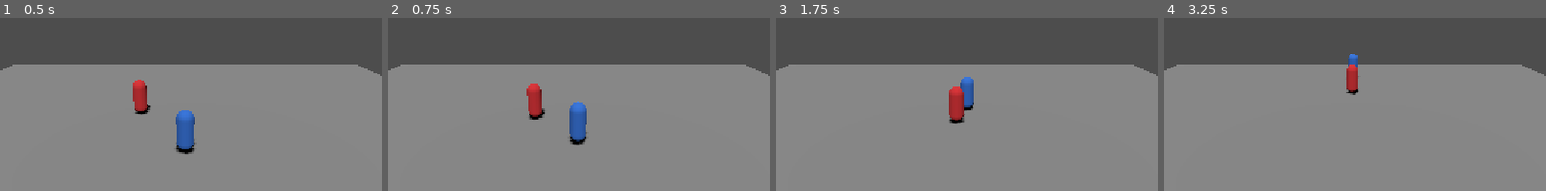
Above: before the commit, frames 1-4 (left to right).
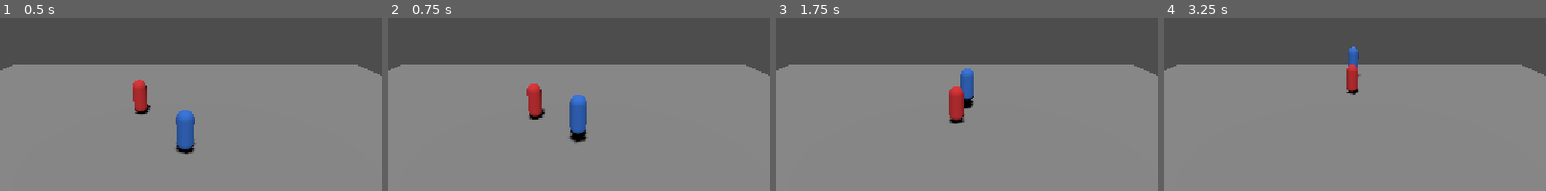
Above: after the commit, the same moments.

Repository: Panteve/Parcial-2--godot-3d
Game: Godot game, scene res://Nivel.tscn
The game is run twice, just before and just after one commit, with the same random seed, the same clock (stepped at 60 frames per second) and the same inputs.
Inputs (mouse positions are % of the whole screen's width and height, from its top left):
- Up to frame 1 (0.5 s): no input
- Up to frame 2 (0.75 s): move the mouse to (55, 38) at 0.52 s; hold W (move_up) from 0.53 s (still down); tap Space (saltar) at 0.6 s
- Up to frame 3 (1.75 s): keep holding W (move_up); tap Space (saltar) at 0.77, 1.07, 1.52, 1.55 s; move the mouse to (45, 39) at 1.27 s; tap E (accion) at 1.35 s
- Up to frame 4 (3.25 s): keep holding W (move_up); tap Space (saltar) at 1.82, 2.1, 3.02, 3.05 s; move the mouse to (52, 36) at 2.02 s; move the mouse to (49, 40) at 2.77 s; tap E (accion) at 2.85 s
The pictures show only the part of the screen within x 26-76%, y 0-50%; the shares and areas given below are measured in that part.

Frame 1 is identical in both runs. In frame 2, 0.6% of the frame differs, in the area x 47-52%, y 44-74%; in frame 3, 0.4%; in frame 4, 0.2%.

Commit message:
funcion de salto asignada

Diff:
--- a/Assets/jugador.gd
+++ b/Assets/jugador.gd
@@ -4,6 +4,7 @@
 @export var speed: float = 4.0
 ## Cámara que define qué es "adelante". Si se deja vacía se usa la activa.
 @export var camara: Camera3D
+@export var fuerza_salto: float = 3.0
 
 
 func _ready() -> void:
@@ -29,5 +30,8 @@
 	# TODO (Tarea 2): falta la función de salto completa. Todavía no hay
 	# gravedad ni velocity.y en absoluto — por eso caminar funciona bien
 	# aunque no exista ningún piso en la escena.
-
+	if not is_on_floor():
+		velocity += get_gravity() * delta
+	elif Input.is_action_just_pressed("saltar"):
+		velocity.y = fuerza_salto
 	move_and_slide()
